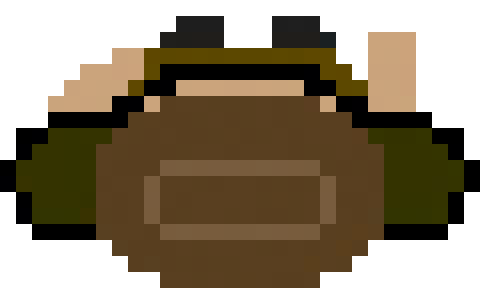
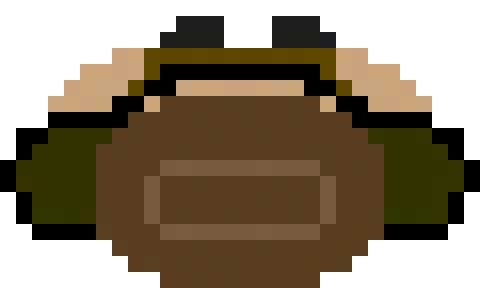
Layers edited between the first and the second 480 x 288 image:
painted on "Layer 1" over [336, 32, 432, 112]
